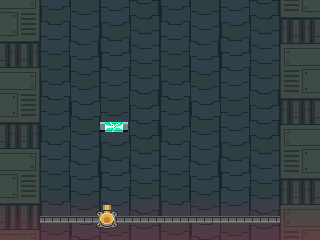
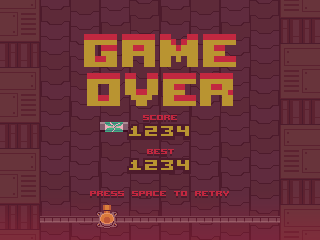
Layered file, before and after one edit (320 x 240). Changes by layer:
showed group "game over" (1st of 2) (9 layers) over [left=0, top=0, right=320, bottom=240]
